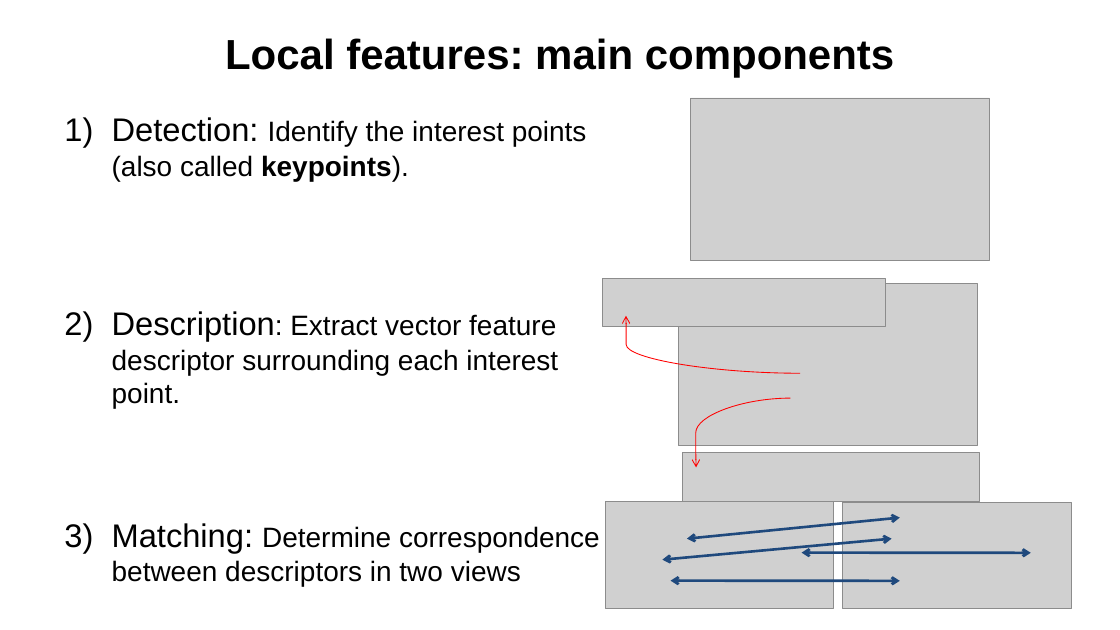
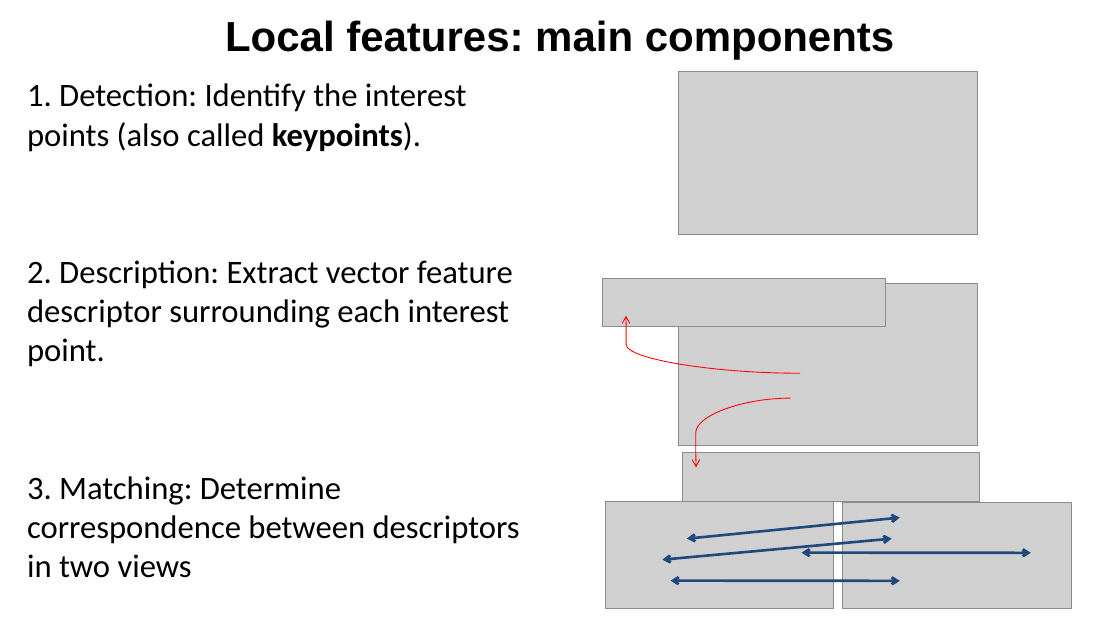
Before and after one commit to YoniChechik/AI_is_Math, a slide deck: slide 6 of c_08_features/features.pptx. Drawn at 1120x630 pixels with LibreOffice and Linux fonts; fonts in the diff are those of the drawing; grey boxes stand for pictures. Boxes give left, top, right and bottom in pixels: in the first picture for what was removed or moved away, otherwise in the second. Text is boxed around its words. In the diff, an @@ line names an element or a change of style, - is before the commit and + after.

Commit message:
wip

```diff
--- a/c_08_features/features.pptx
+++ b/c_08_features/features.pptx
@@ title "Local features: main components" moved from (x1=225, y1=38, x2=894, y2=77) to (x1=225, y1=20, x2=894, y2=60) @@
@@ text at (x1=27, y1=83, x2=520, y2=578): text changed; size 24 to 28 pt; font Arial to Calibri @@
-1) Detection: Identify the interest points (also called keypoints).
-2) Description: Extract vector feature descriptor surrounding each interest point.
-3) Matching: Determine correspondence between descriptors in two views
+1. Detection: Identify the interest points (also called keypoints).
+2. Description: Extract vector feature descriptor surrounding each interest point.
+3. Matching: Determine correspondence between descriptors in two views
@@ picture moved from (x1=691, y1=98, x2=990, y2=260) to (x1=679, y1=71, x2=978, y2=234) @@
```
Also in this commit, not shown: 8 other slides changed, 12 slides added, 4 slides removed.
